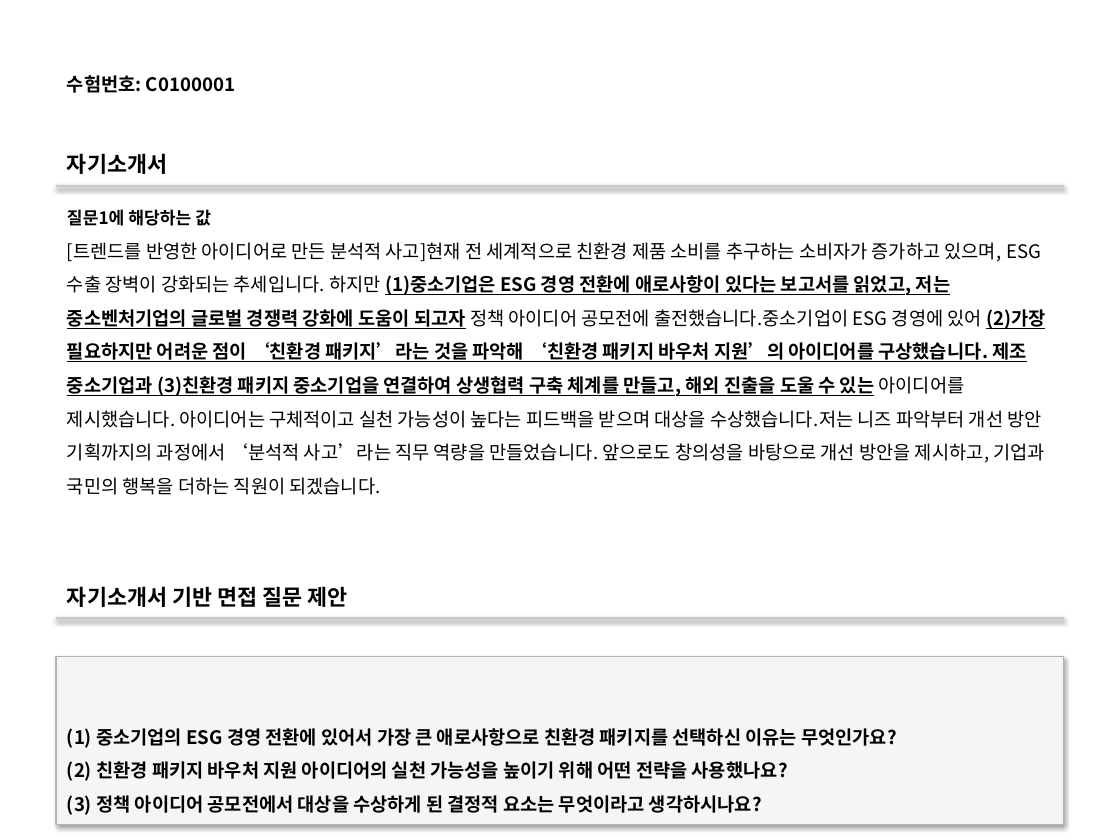
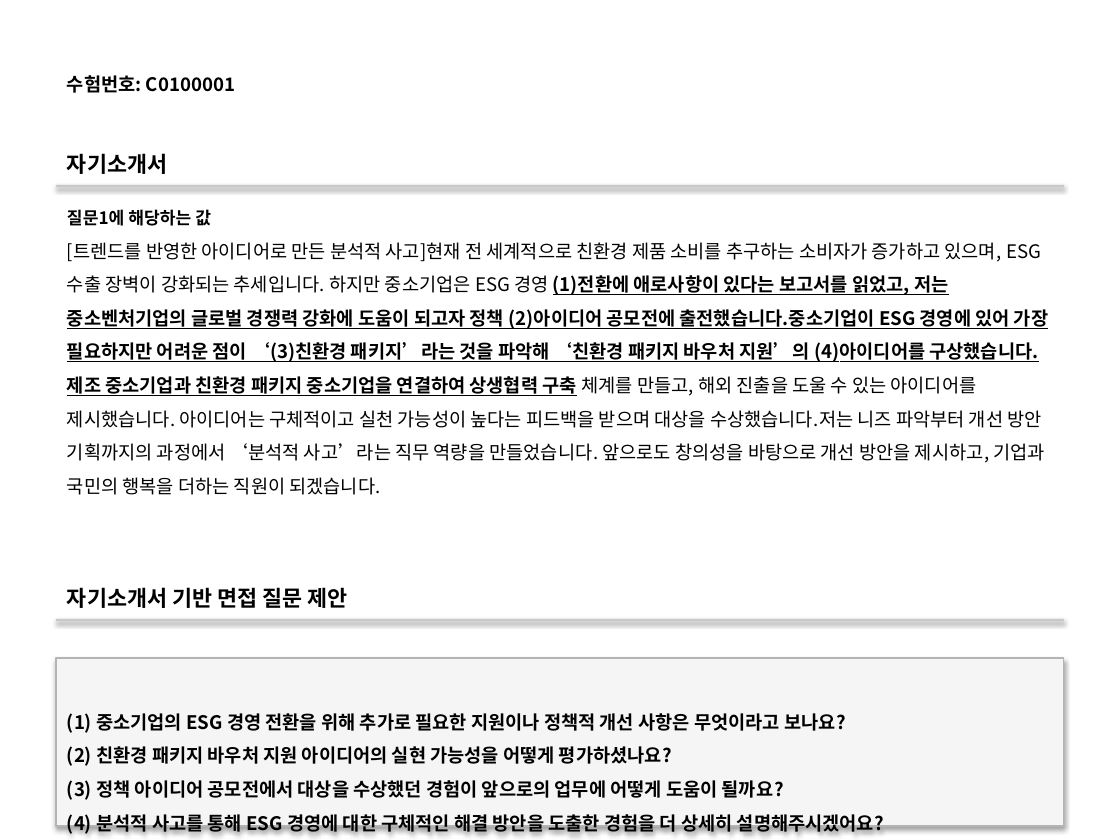
Before and after one commit to DaeGul2/isbr-auto-questionnaire, a slide deck: slide 1 of ppt_auto/test.pptx. Drawn at 1120x840 pixels with LibreOffice and Linux fonts; fonts in the diff are those of the drawing. Boxes give left, top, right and bottom in pixels: in the first picture for what was removed or moved away, otherwise in the second. Text is boxed around its words. In the diff, an @@ line names an element or a change of style, - is before the commit and + after.

```diff
--- a/ppt_auto/test.pptx
+++ b/ppt_auto/test.pptx
@@ text at (67, 242, 1048, 463): text changed @@
-[트렌드를 반영한 아이디어로 만든 분석적 사고]현재 전 세계적으로 친환경 제품 소비를 추구하는 소비자가 증가하고 있으며, ESG 수출 장벽이 강화되는 추세입니다. 하지만 (1)중소기업은 ESG 경영 전환에 애로사항이 있다는 보고서를 읽었고, 저는 중소벤처기업의 글로벌 경쟁력 강화에 도움이 되고자 정책 아이디어 공모전에 출전했습니다.중소기업이 ESG 경영에 있어 (2)가장 필요하지만 어려운 점이 ‘친환경 패키지’라는 것을 파악해 ‘친환경 패키지 바우처 지원’의 아이디어를 구상했습니다. 제조 중소기업과 (3)친환경 패키지 중소기업을 연결하여 상생협력 구축 체계를 만들고, 해외 진출을 도울 수 있는 아이디어를 제시했습니다. 아이디어는 구체적이고 실천 가능성이 높다는 피드백을 받으며 대상을 수상했습니다.저는 니즈 파악부터 개선 방안 기획까지의 과정에서 ‘분석적 사고’라는 직무 역량을 만들었습니다. 앞으로도 창의성을 바탕으로 개선 방안을 제시하고, 기업과 국민의 행복을 더하는 직원이 되겠습니다.
+[트렌드를 반영한 아이디어로 만든 분석적 사고]현재 전 세계적으로 친환경 제품 소비를 추구하는 소비자가 증가하고 있으며, ESG 수출 장벽이 강화되는 추세입니다. 하지만 중소기업은 ESG 경영 (1)전환에 애로사항이 있다는 보고서를 읽었고, 저는 중소벤처기업의 글로벌 경쟁력 강화에 도움이 되고자 정책 (2)아이디어 공모전에 출전했습니다.중소기업이 ESG 경영에 있어 가장 필요하지만 어려운 점이 ‘(3)친환경 패키지’라는 것을 파악해 ‘친환경 패키지 바우처 지원’의 (4)아이디어를 구상했습니다. 제조 중소기업과 친환경 패키지 중소기업을 연결하여 상생협력 구축 체계를 만들고, 해외 진출을 도울 수 있는 아이디어를 제시했습니다. 아이디어는 구체적이고 실천 가능성이 높다는 피드백을 받으며 대상을 수상했습니다.저는 니즈 파악부터 개선 방안 기획까지의 과정에서 ‘분석적 사고’라는 직무 역량을 만들었습니다. 앞으로도 창의성을 바탕으로 개선 방안을 제시하고, 기업과 국민의 행복을 더하는 직원이 되겠습니다.
@@ text in rectangle at (67, 713, 885, 835): text changed @@
-(1) 중소기업의 ESG 경영 전환에 있어서 가장 큰 애로사항으로 친환경 패키지를 선택하신 이유는 무엇인가요?
-(2) 친환경 패키지 바우처 지원 아이디어의 실천 가능성을 높이기 위해 어떤 전략을 사용했나요?
-(3) 정책 아이디어 공모전에서 대상을 수상하게 된 결정적 요소는 무엇이라고 생각하시나요?
+(1) 중소기업의 ESG 경영 전환을 위해 추가로 필요한 지원이나 정책적 개선 사항은 무엇이라고 보나요?
+(2) 친환경 패키지 바우처 지원 아이디어의 실현 가능성을 어떻게 평가하셨나요?
+(3) 정책 아이디어 공모전에서 대상을 수상했던 경험이 앞으로의 업무에 어떻게 도움이 될까요?
+(4) 분석적 사고를 통해 ESG 경영에 대한 구체적인 해결 방안을 도출한 경험을 더 상세히 설명해주시겠어요?
```
Also in this commit, not shown: 5 other slides changed, 6 slides added, 12 other files.
